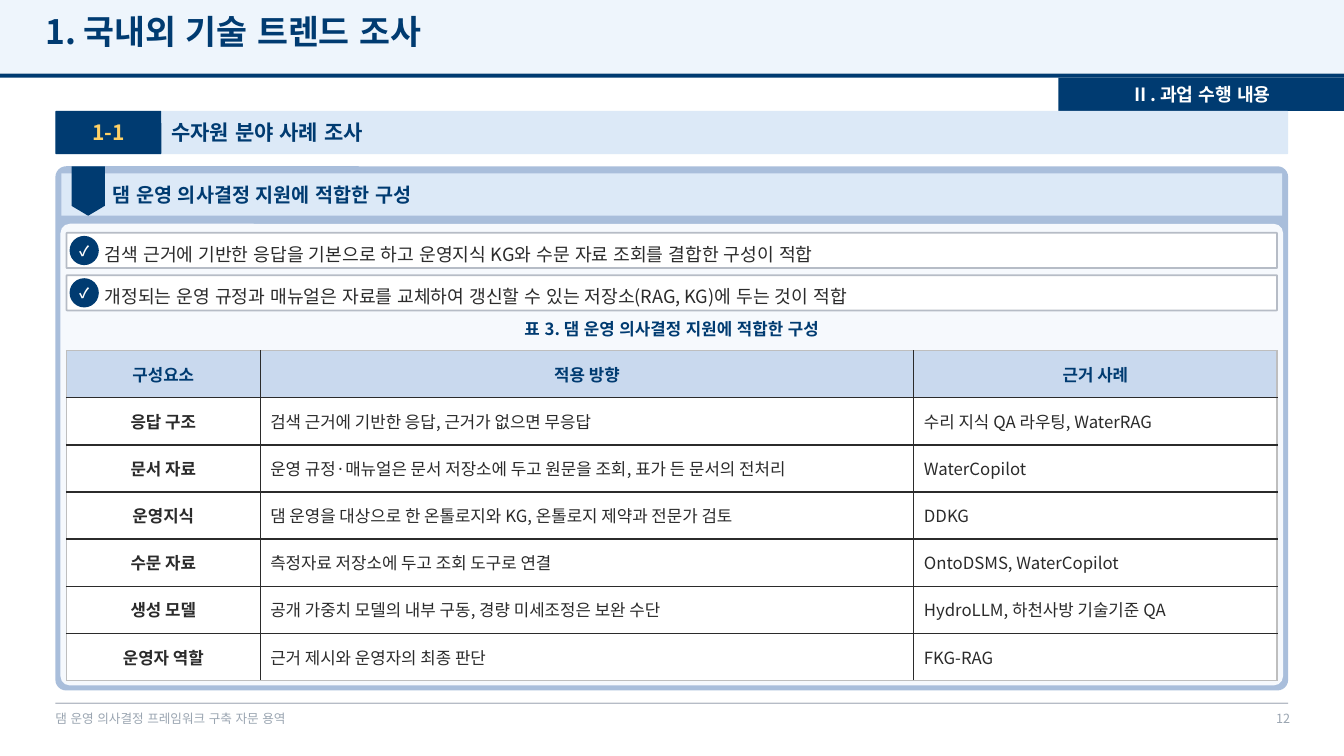
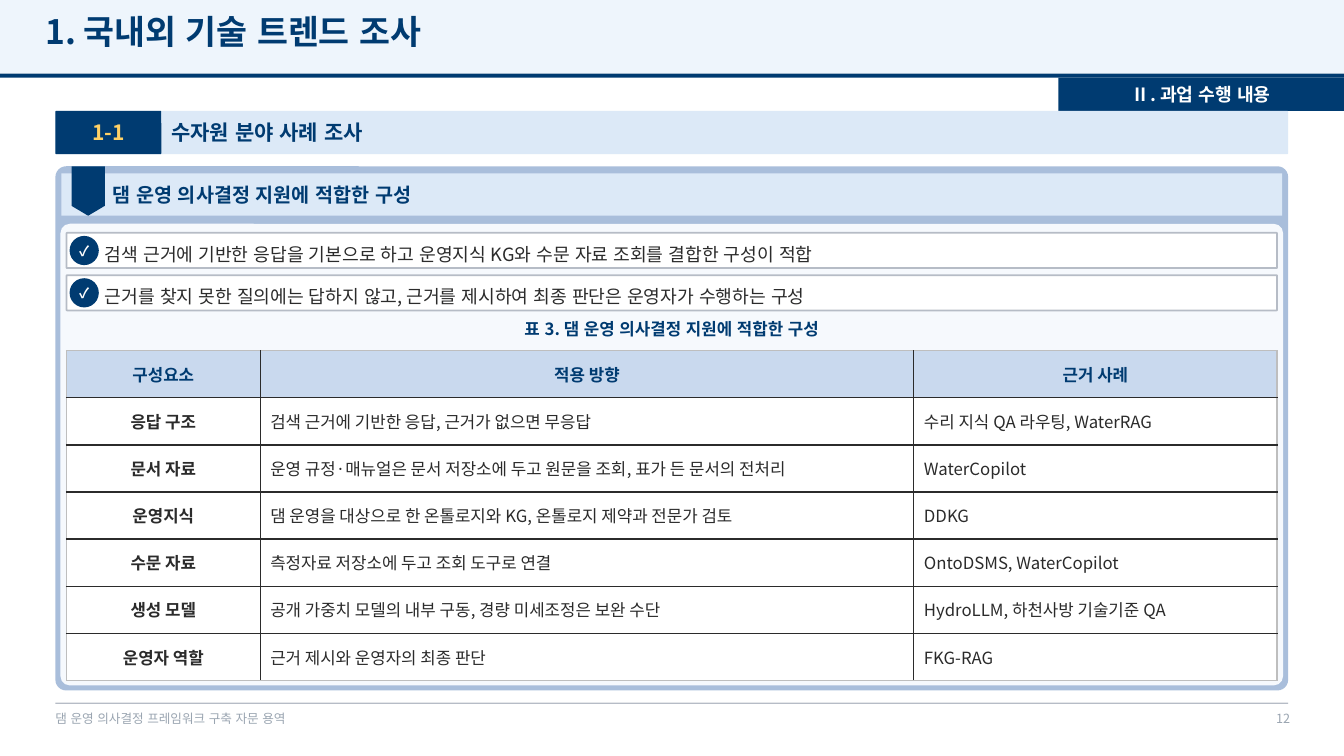
Before and after one commit to mkm1119/KGRAG-LLM, a slide deck: slide 12 of project_khnp/2026.12.09_최종보고회_발표자료_초안.pptx. Drawn at 1344x756 pixels with LibreOffice and Linux fonts; fonts in the diff are those of the drawing; background and template pictures are left out. Boxes give left, top, right and bottom in pixels: in the first picture for what was removed or moved away, otherwise in the second. Text is boxed around its words. In the diff, an @@ line names an element or a change of style, - is before the commit and + after.

```diff
--- a/project_khnp/2026.12.09_최종보고회_발표자료_초안.pptx
+++ b/project_khnp/2026.12.09_최종보고회_발표자료_초안.pptx
@@ text at [105,288,804,307]: text changed @@
-개정되는 운영 규정과 매뉴얼은 자료를 교체하여 갱신할 수 있는 저장소(RAG, KG)에 두는 것이 적합
+근거를 찾지 못한 질의에는 답하지 않고, 근거를 제시하여 최종 판단은 운영자가 수행하는 구성
```
Also in this commit, not shown: 12 other slides changed, 1 slide added, 2 other files.
